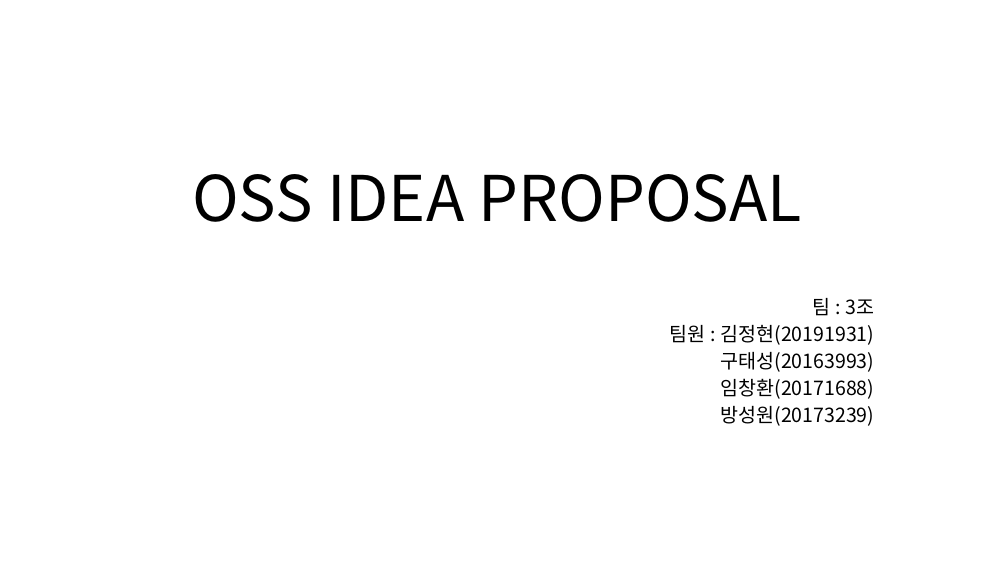
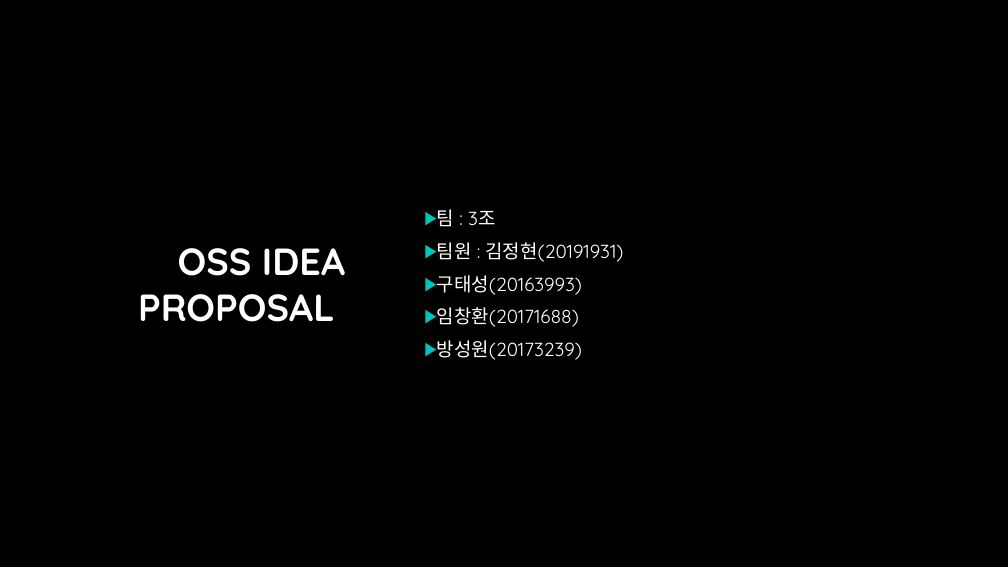
Before and after one commit to OSS-2021-team3/Drawing-Trade, a slide deck: slide 1 of OSS IDEA PROPOSAL.pptx. Drawn at 1008x567 pixels with LibreOffice and Linux fonts; fonts in the diff are those of the drawing; background and template pictures are left out. Boxes give left, top, right and bottom in pixels: in the first picture for what was removed or moved away, otherwise in the second. Text is boxed around its words. In the diff, an @@ line names an element or a change of style, - is before the commit and + after.

```diff
--- a/OSS IDEA PROPOSAL.pptx
+++ b/OSS IDEA PROPOSAL.pptx
@@ background #FFFFFF to picture (left out) @@
@@ title "OSS IDEA PROPOSAL": place and size @@
-title "OSS IDEA PROPOSAL" at (192,174,801,222)
+title "OSS IDEA PROPOSAL" at (138,248,345,322)
@@ title "OSS IDEA PROPOSAL" at (138,248,345,322): size 60 to 36 pt, font Noto Sans CJK KR to Quicksand, text colour #000000 to #FFFFFF, bold on; alignment centre to right; line spacing 0.9 to 1; vertical alignment bottom to middle @@
@@ subtitle "팀 : 3조": place and size @@
-subtitle "팀 : 3조" at (669,298,875,426)
+subtitle "팀 : 3조" at (437,209,624,360)
@@ subtitle "팀 : 3조" at (437,209,624,360): size 18.6 to 18 pt, font Noto Sans CJK KR to Quicksand, text colour #000000 to #FFFFFF; alignment right to left; bullet none to ▶; line spacing 0.7 to 1; vertical alignment top to middle @@
```
Also in this commit, not shown: 10 other slides changed, 1 slide added.
